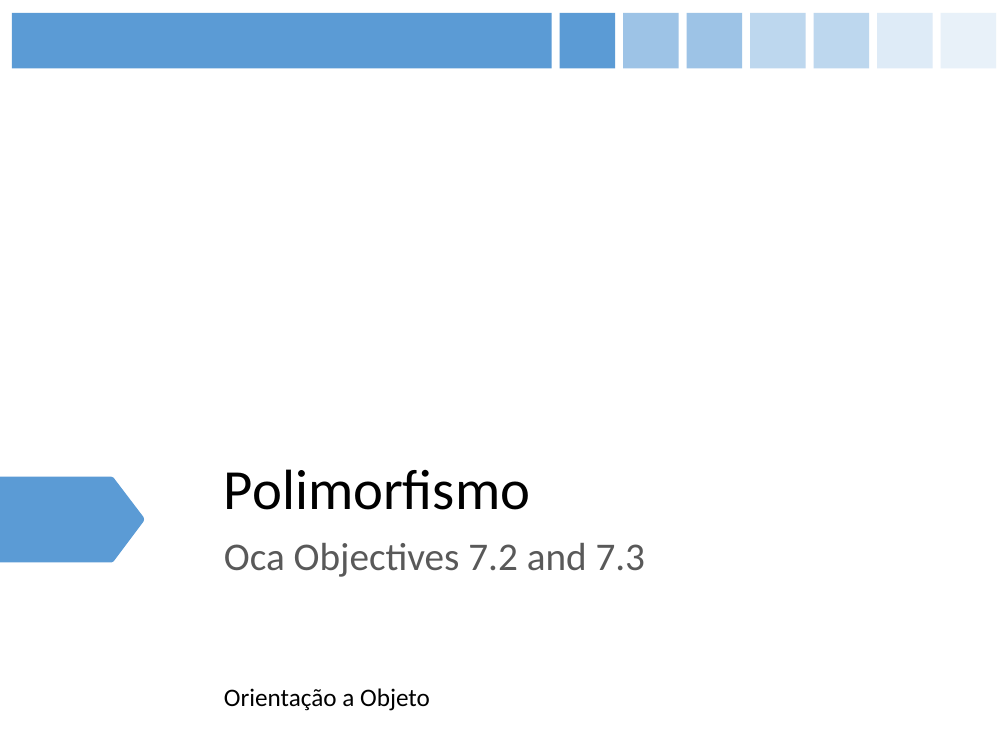
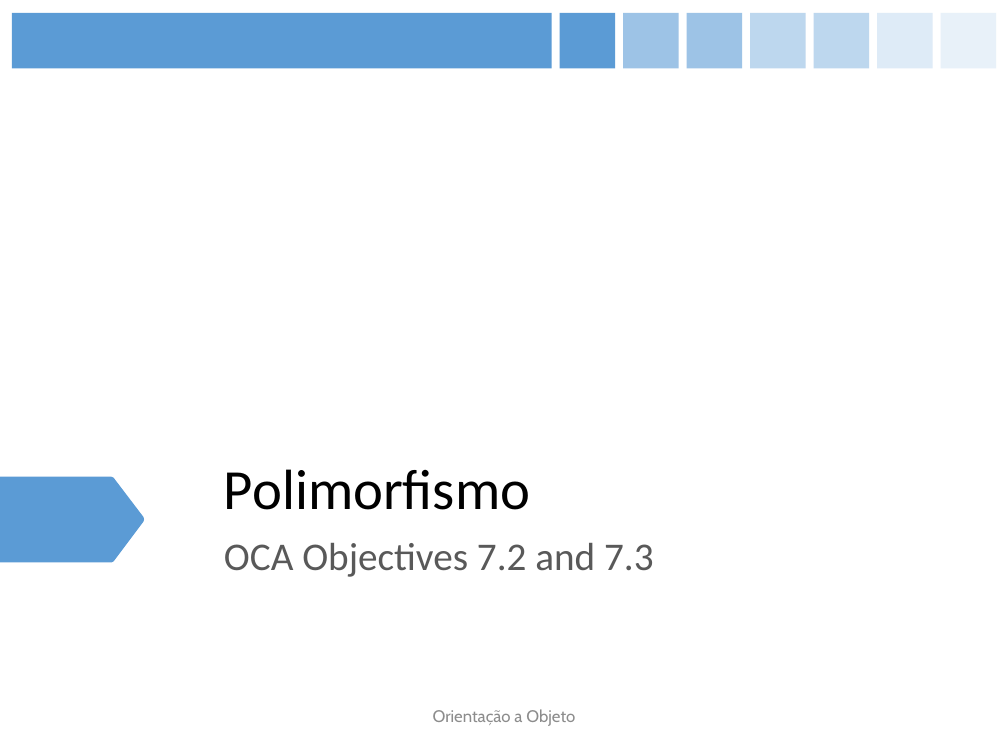
Before and after one commit to figueiredojrr/treinamentoJavaSeOcaAgosto, a slide deck: slide 34 of TreinamentoJavaSeOca/documentos/apresentação/OCA.pptx (slide 32 before the commit). Drawn at 1008x756 pixels with LibreOffice and Linux fonts; fonts in the diff are those of the drawing. Boxes give left, top, right and bottom in pixels: in the first picture for what was removed or moved away, otherwise in the second. Text is boxed around its words. In the diff, an @@ line names an element or a change of style, - is before the commit and + after.

```diff
--- a/TreinamentoJavaSeOca/documentos/apresentação/OCA.pptx
+++ b/TreinamentoJavaSeOca/documentos/apresentação/OCA.pptx
@@ subtitle at box(224, 543, 654, 577): text changed @@
-Oca Objectives 7.2 and 7.3
+OCA Objectives 7.2 and 7.3
@@ text "Orientação a Objeto": place and size @@
-text "Orientação a Objeto" at box(224, 688, 430, 711)
+text "Orientação a Objeto" at box(433, 709, 575, 726)
@@ text "Orientação a Objeto" at box(433, 709, 575, 726): size 18 to 12 pt, font Calibri to Cabin, text colour #000000 to #8C8C8C; alignment left to centre @@
```
Also in this commit, not shown: 3 other slides changed, 4 slides added.
